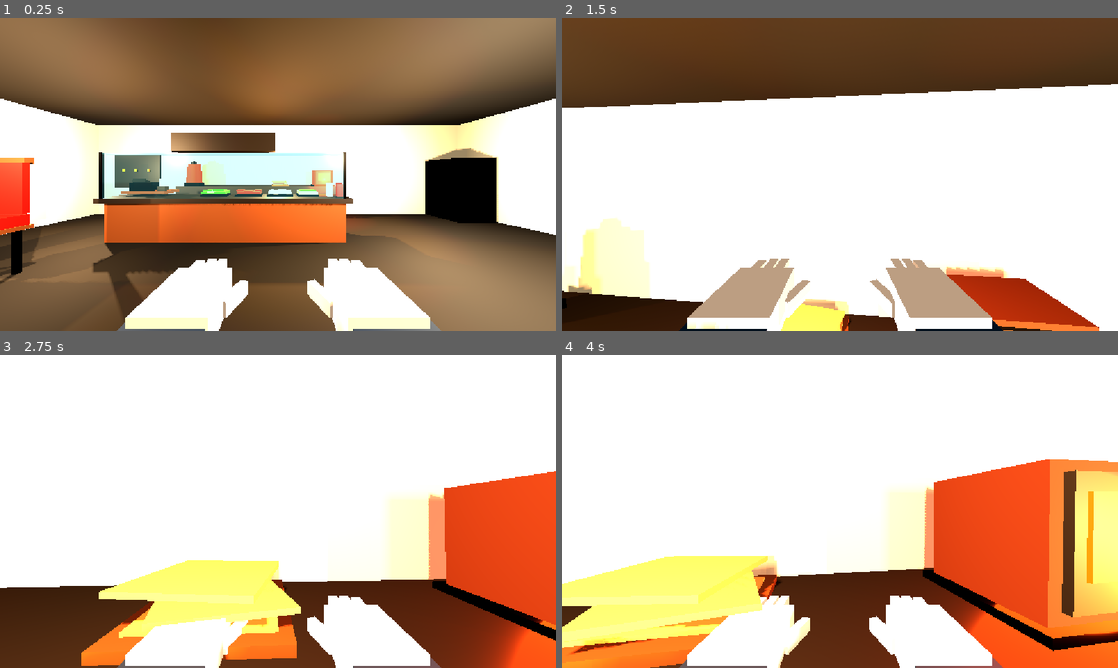
Above: before the commit, frames 1-4 (two rows, left to right).
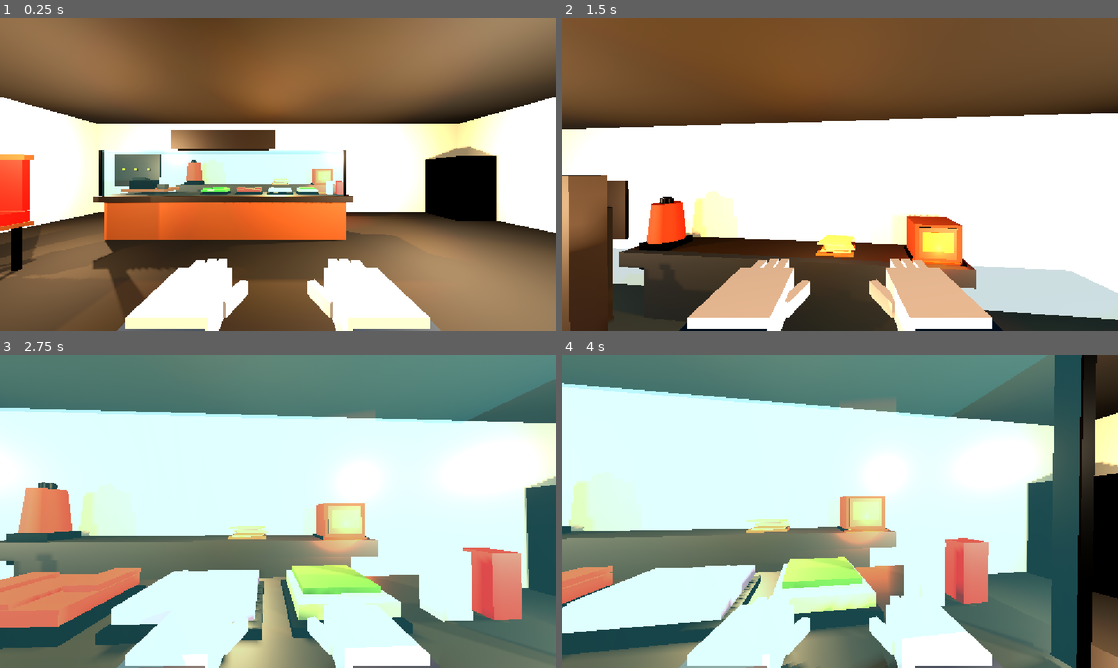
Above: after the commit, the same moments.

Repository: leon-beyleroglu/kebabcity
Game: Godot game, scene res://kebab_shop.tscn
The game is run twice, just before and just after one commit, with the same random seed, the same clock (stepped at 60 frames per second) and the same inputs.
Inputs (mouse positions are in pixels of both pictures, inside the frame that each line leads up to):
- Up to frame 1 (0.25 s): no input
- Up to frame 2 (1.5 s): tap Enter at 0.5 s; move the mouse to (867, 174) at 0.52 s; hold Shift (sprint) 0.53-1.28 s; hold W (move_forward) from 0.53 s (still down); click (867, 174) at 0.67 s; tap Space (jump) at 0.77 s; move the mouse to (812, 174) at 1.27 s; tap Shift (sprint) at 1.35 s
- Up to frame 3 (2.75 s): keep holding W (move_forward); tap Space (jump) at 1.52 s; move the mouse to (289, 505) at 2.02 s; hold Shift (sprint) from 2.03 s (still down)
- Up to frame 4 (4 s): keep holding W (move_forward); tap Space (jump) at 2.75, 3.02, 3.77 s; move the mouse to (834, 517) at 2.77 s; release Shift (sprint) at 2.78 s; tap Shift (sprint) at 2.85 s; click (834, 517) at 2.92 s; move the mouse to (878, 514) at 3.52 s; hold Shift (sprint) from 3.53 s (still down)

The runs differ from the first frame. In frame 1, 4.8% of the frame differs, in the area x 0-100%, y 25-93%; in frame 2, 53%; in frame 3, 90%; in frame 4, 93%, in the area x 0-100%, y 0-100%.

Commit message:
breite gras + box

Diff:
--- a/kebab_shop.tscn
+++ b/kebab_shop.tscn
@@ -17,7 +17,7 @@
 size = Vector3(18, 0.2, 11.943451)
 
 [sub_resource type="BoxMesh" id="BoxMesh_carum"]
-size = Vector3(18, 0.2, 11.982346)
+size = Vector3(18.161194, 0.2, 12.20812)
 
 [sub_resource type="StandardMaterial3D" id="MatWall"]
 albedo_color = Color(0.78, 0.72, 0.62, 1)
@@ -446,6 +446,9 @@
 albedo_color = Color(0.12, 0.34, 0.09, 1)
 roughness = 0.95
 
+[sub_resource type="BoxShape3D" id="BoxShape3D_v6cui"]
+size = Vector3(2.3209698, 1.3791993, 2.6036606)
+
 [sub_resource type="StandardMaterial3D" id="MatCarBlue"]
 albedo_color = Color(0.035, 0.17, 0.45, 1)
 metallic = 0.55
@@ -507,7 +510,7 @@
 mesh = SubResource("BoxFloor")
 
 [node name="Floor2" type="MeshInstance3D" parent="." unique_id=1114508677]
-transform = Transform3D(1, 0, 0, 0, 1, 0, 0, 0, 1, 0.011563301, 4.5002966, -0.0007123947)
+transform = Transform3D(1, 0, 0, 0, 1, 0, 0, 0, 1, -0.035708427, 4.5002966, 0.034275055)
 material_override = SubResource("MatFloor")
 mesh = SubResource("BoxMesh_carum")
 
@@ -1732,32 +1735,32 @@
 omni_range = 6.0
 
 [node name="Pflanzkuebel" type="MeshInstance3D" parent="StadtAussenbereich" unique_id=1279985182]
-transform = Transform3D(0.48, 0, 0, 0, 0.34, 0, 0, 0, 0.48, -7.3021803, 1.1155157, 12.765595)
+transform = Transform3D(0.48, 0, 0, 0, 0.34, 0, 0, 0, 0.48, -14.045101, 1.1155157, 17.312477)
 material_override = SubResource("MatConcrete")
 mesh = SubResource("BoxMesh_0dgb0")
 
 [node name="Baumkrone" type="MeshInstance3D" parent="StadtAussenbereich" unique_id=631003719]
-transform = Transform3D(0.85, 0, 0, 0, 0.8, 0, 0, 0, 0.85, -7.286605, 3.7860675, 12.811022)
+transform = Transform3D(0.85, 0, 0, 0, 0.8, 0, 0, 0, 0.85, -14.029526, 3.7860675, 17.357904)
 material_override = SubResource("MatLeaf")
 mesh = SubResource("BoxMesh_7cpnk")
 
 [node name="Pflanzkuebel2" type="MeshInstance3D" parent="StadtAussenbereich" unique_id=363028478]
-transform = Transform3D(0.48, 0, 0, 0, 0.34, 0, 0, 0, 0.48, -7.3021803, 1.1155157, 15.409941)
+transform = Transform3D(0.48, 0, 0, 0, 0.34, 0, 0, 0, 0.48, -14.045101, 1.1155157, 19.956823)
 material_override = SubResource("MatConcrete")
 mesh = SubResource("BoxMesh_0dgb0")
 
 [node name="Baumkrone2" type="MeshInstance3D" parent="StadtAussenbereich" unique_id=504803278]
-transform = Transform3D(0.85, 0, 0, 0, 0.8, 0, 0, 0, 0.85, -7.286605, 3.7860675, 15.455367)
+transform = Transform3D(0.85, 0, 0, 0, 0.8, 0, 0, 0, 0.85, -14.029526, 3.7860675, 20.00225)
 material_override = SubResource("MatLeaf")
 mesh = SubResource("BoxMesh_7cpnk")
 
 [node name="Pflanzkuebel3" type="MeshInstance3D" parent="StadtAussenbereich" unique_id=427020001]
-transform = Transform3D(0.48, 0, 0, 0, 0.34, 0, 0, 0, 0.48, -7.3021803, 1.1155157, 18.416204)
+transform = Transform3D(0.48, 0, 0, 0, 0.34, 0, 0, 0, 0.48, -14.045101, 1.1155157, 22.963087)
 material_override = SubResource("MatConcrete")
 mesh = SubResource("BoxMesh_0dgb0")
 
 [node name="Baumkrone3" type="MeshInstance3D" parent="StadtAussenbereich" unique_id=1528869800]
-transform = Transform3D(0.85, 0, 0, 0, 0.8, 0, 0, 0, 0.85, -7.286605, 3.7860675, 18.46163)
+transform = Transform3D(0.85, 0, 0, 0, 0.8, 0, 0, 0, 0.85, -14.029526, 3.7860675, 23.008512)
 material_override = SubResource("MatLeaf")
 mesh = SubResource("BoxMesh_7cpnk")
 
@@ -1769,9 +1772,24 @@
 material_override = SubResource("MatGrass")
 mesh = SubResource("BoxSmall")
 
+[node name="Grasebene2" type="MeshInstance3D" parent="StadtAussenbereich/GrasUmgebung" unique_id=823313869]
+transform = Transform3D(60, 0, 0, 0, 0.1, 0, 0, 0, 60, 58.471596, -0.023650885, -0.015674591)
+material_override = SubResource("MatGrass")
+mesh = SubResource("BoxSmall")
+
+[node name="Grasebene3" type="MeshInstance3D" parent="StadtAussenbereich/GrasUmgebung" unique_id=1157451728]
+transform = Transform3D(60, 0, 0, 0, 0.1, 0, 0, 0, 60, 58.471596, -0.023650885, 58.68053)
+material_override = SubResource("MatGrass")
+mesh = SubResource("BoxSmall")
+
+[node name="Grasebene4" type="MeshInstance3D" parent="StadtAussenbereich/GrasUmgebung" unique_id=249726097]
+transform = Transform3D(60, 0, 0, 0, 0.1, 0, 0, 0, 60, 0.24126434, -0.023650885, 58.68053)
+material_override = SubResource("MatGrass")
+mesh = SubResource("BoxSmall")
+
 [node name="CollisionShape3D" type="CollisionShape3D" parent="StadtAussenbereich/GrasUmgebung" unique_id=1498455853]
-transform = Transform3D(60, 0, 0, 0, 0.1, 0, 0, 0, 60, 0, 0, 0)
-shape = SubResource("ShapeSmall")
+transform = Transform3D(60, 0, 0, 0, 0.1, 0, 0, 0, 60, 26.775743, -0.061802864, 30.71576)
+shape = SubResource("BoxShape3D_v6cui")
 
 [node name="TOFAS" type="StaticBody3D" parent="." unique_id=1334721801]
 transform = Transform3D(1, 0, 0, 0, 1, 0, 0, 0, 1, 4.2, 0.65, 13.2)
